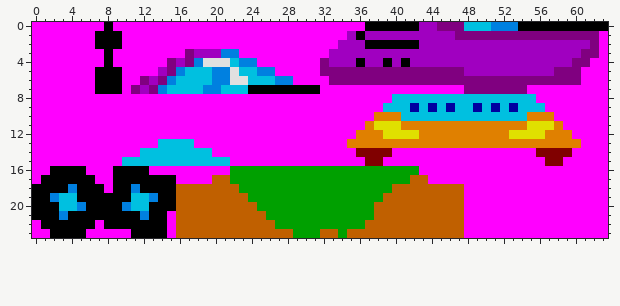
Edited in one commit: pixel-art sprite (images/objects.png). Above is the file before it was changed.
The file is 64x24 pixels.
Now the later version:
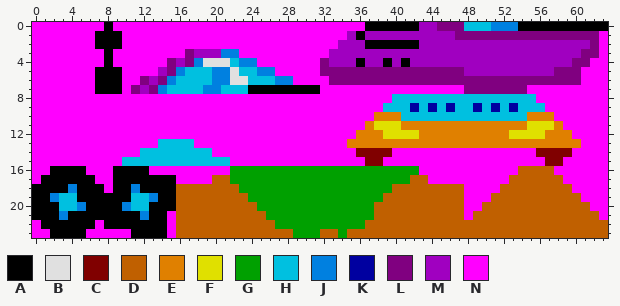
Palette (. is transparent): A #000000  B #e0e0e0  C #800000  D #c06000  E #e08000  F #e0e000  G #00a000  H #00c0e0  J #0080e0  K #0000a0  L #800080  M #a000c0  N #ff00ff
From old to new:
Colour N becomes colour D in row 16 at x 54 to 57; in row 17 at x 53 to 58; in row 18 at x 52 to 59; in row 19 at x 51 to 60; in row 20 at x 50 to 61; in row 21 at x 49 to 62.
Colour N becomes colour D in rows 22 to 23 at x 48 to 63.
Changed places in both pictures, as pixel boxes (x1, y1, x2, y2):
changed: (464, 166, 608, 238)
